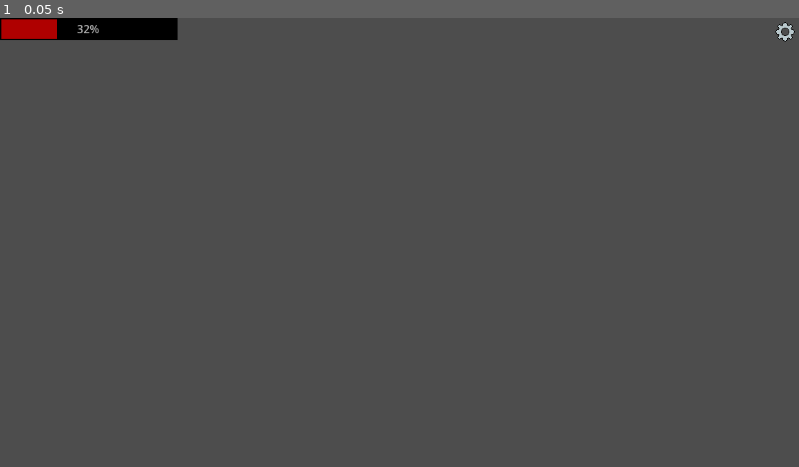
Above: before the commit, frame 1.
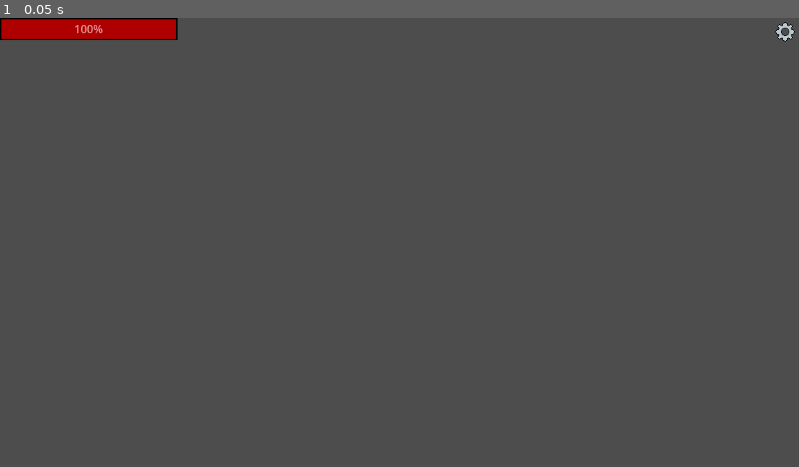
Above: after the commit, the same moment.

Repository: Xanmal877/The-Runic-Isles-MVM-28
Game: Godot game, scene res://scenes/ui.tscn
Same seed, same stepped clock (60 frames per second), same inputs: the game is played once before the commit and once after it.
Inputs:
- Up to frame 1 (0.05 s): no input

The runs differ from the first frame. In frame 1, 0.7% of the frame differs, in the area x 7-23%, y 0-5%.

Commit message:
HealthBar decoupled from UI

Diff:
--- /dev/null
+++ b/scenes/health_bar.tscn
@@ -0,0 +1,31 @@
+[gd_scene load_steps=2 format=3 uid="uid://cu0hqe6xuoenb"]
+
+[ext_resource type="Script" path="res://scripts/health_bar.gd" id="1_768f6"]
+
+[node name="HealthBar" type="Control"]
+layout_mode = 3
+anchors_preset = 0
+offset_right = 256.0
+offset_bottom = 32.0
+script = ExtResource("1_768f6")
+metadata/_edit_group_ = true
+
+[node name="HealthBarFrame" type="ColorRect" parent="."]
+offset_right = 256.0
+offset_bottom = 32.0
+color = Color(0, 0, 0, 1)
+
+[node name="HealthBarHealth" type="ColorRect" parent="."]
+offset_left = 2.0
+offset_top = 2.0
+offset_right = 254.0
+offset_bottom = 30.0
+color = Color(0.686275, 0, 0, 1)
+
+[node name="HealthBarLabel" type="Label" parent="."]
+offset_left = 96.0
+offset_right = 160.0
+offset_bottom = 32.0
+theme_override_colors/font_color = Color(1, 1, 1, 0.686275)
+horizontal_alignment = 1
+vertical_alignment = 1
--- a/scenes/ui.tscn
+++ b/scenes/ui.tscn
@@ -1,39 +1,11 @@
 [gd_scene load_steps=3 format=3 uid="uid://xtma3rk642h5"]
 
-[ext_resource type="Script" path="res://scripts/health_bar.gd" id="1_raumy"]
+[ext_resource type="PackedScene" uid="uid://cu0hqe6xuoenb" path="res://scenes/health_bar.tscn" id="1_28btv"]
 [ext_resource type="Texture2D" uid="uid://xnaj3vg55rvv" path="res://assets/spr_settings.png" id="1_tkgdd"]
 
 [node name="CanvasLayer" type="CanvasLayer"]
 
-[node name="HealthBar" type="Control" parent="."]
-layout_mode = 3
-anchors_preset = 0
-offset_right = 256.0
-offset_bottom = 32.0
-script = ExtResource("1_raumy")
-
-[node name="HealthBarFrame" type="ColorRect" parent="HealthBar"]
-layout_mode = 0
-offset_right = 256.0
-offset_bottom = 32.0
-color = Color(0, 0, 0, 1)
-
-[node name="HealthBarHealth" type="ColorRect" parent="HealthBar"]
-layout_mode = 0
-offset_left = 2.0
-offset_top = 2.0
-offset_right = 254.0
-offset_bottom = 30.0
-color = Color(0.686275, 0, 0, 1)
-
-[node name="HealthBarPercentage" type="Label" parent="HealthBar"]
-layout_mode = 0
-offset_left = 96.0
-offset_right = 160.0
-offset_bottom = 32.0
-theme_override_colors/font_color = Color(1, 1, 1, 0.686275)
-horizontal_alignment = 1
-vertical_alignment = 1
+[node name="HealthBar" parent="." instance=ExtResource("1_28btv")]
 
 [node name="ButtonSettings" type="Button" parent="."]
 offset_left = 1112.0
--- a/scripts/health_bar.gd
+++ b/scripts/health_bar.gd
@@ -1,11 +1,23 @@
 extends Control
 
-@onready var frame      = $HealthBarFrame
-@onready var health     = $HealthBarHealth
-@onready var percentage = $HealthBarPercentage
+@export var bar_size     : Vector2i = Vector2i(256 , 32)
+@export var frame_width  : int      = 4
+@export var frame_color  : Color    = Color8(0  , 0  , 0  , 255)
+@export var health_color : Color    = Color8(175, 0  , 0  , 255)
+@export var text_color   : Color    = Color8(255, 255, 255, 225)
+@export var show_text    : bool     = true
 
-func _process(delta):
-	health.size.x = 80 # <- change this number and run project
+func apply_properties() -> void:
+	size = bar_size
+	$HealthBarFrame.size = size
 
+	$HealthBarHealth.size     = Vector2i(bar_size.x - frame_width  , bar_size.y - frame_width  )
+	$HealthBarHealth.position = Vector2i(position.x + frame_width/2, position.y + frame_width/2)
 
-	percentage.text = str( round(health.size.x / 252 * 100) ) + "%"
+	$HealthBarLabel.self_modulate = text_color
+
+	if show_text:
+		$HealthBarLabel.text = "100%"
+
+func _process(delta) -> void:
+	apply_properties()
